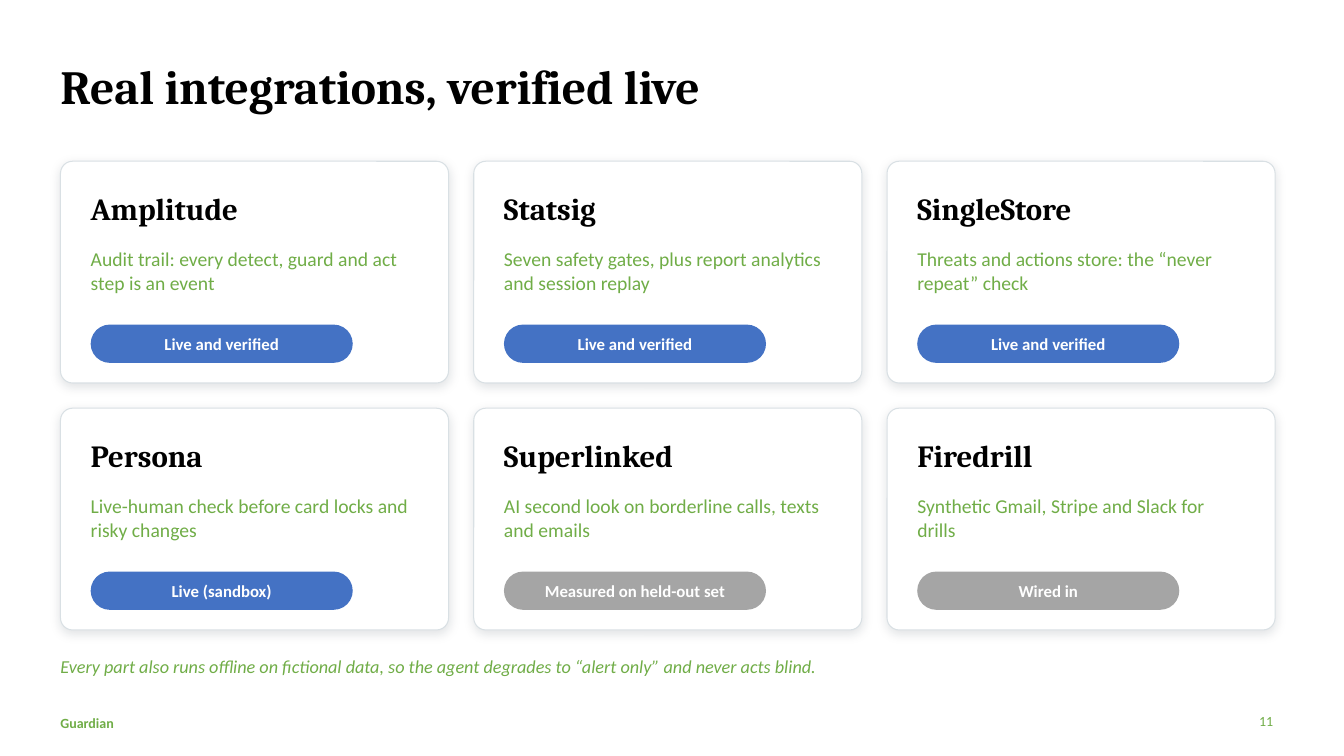
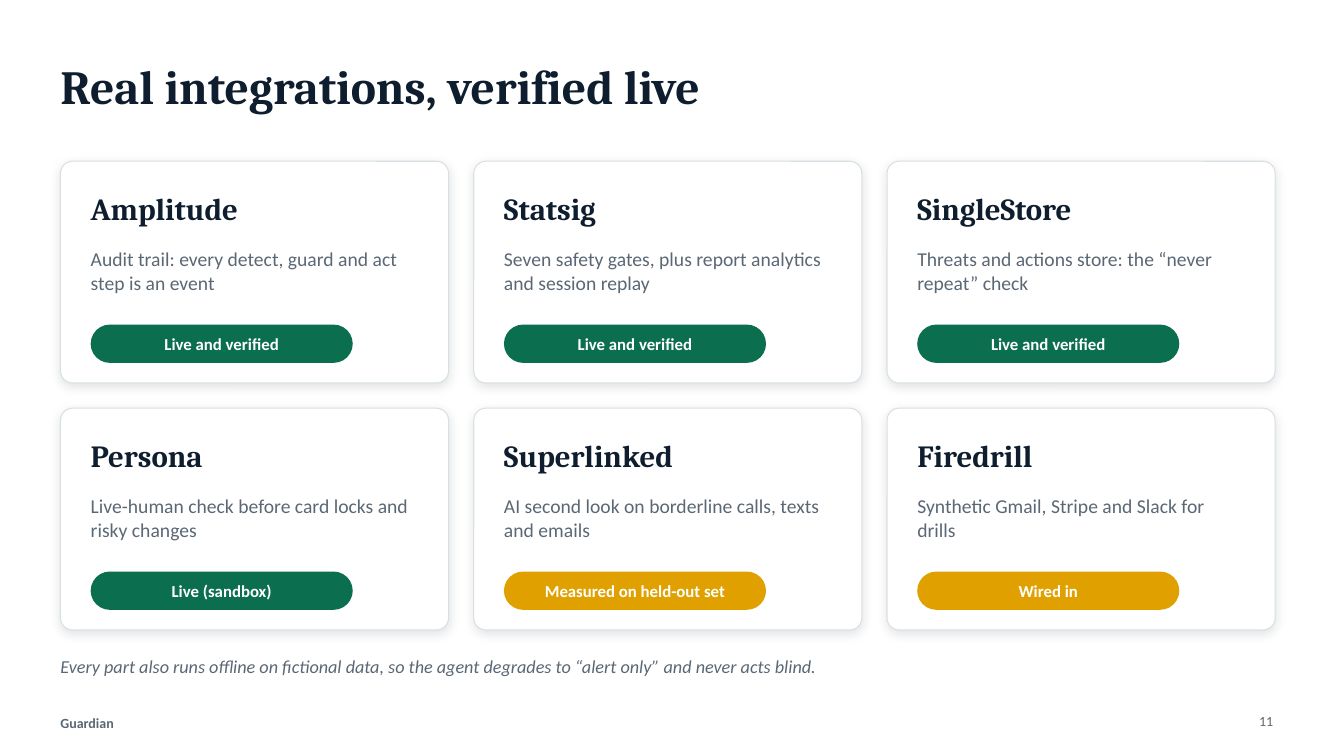
Before and after one commit to aravindramesh2806/Guardian, a slide deck: slide 11 of presentation/Guardian.pptx. Drawn at 1344x756 pixels with LibreOffice and Linux fonts; fonts in the diff are those of the drawing. Boxes give left, top, right and bottom in pixels: in the first picture for what was removed or moved away, otherwise in the second. Text is boxed around its words. In the diff, an @@ line names an element or a change of style, - is before the commit and + after.

```diff
--- a/presentation/Guardian.pptx
+++ b/presentation/Guardian.pptx
@@ text colour #000000 to #0F1E2E in 7 elements at (60,70,700,114), (91,198,238,227), (504,198,596,227), (917,198,1071,227), (91,446,203,468), (504,445,673,474), (917,445,1032,468) @@
@@ fill #4472C4 to #0B6E4F in 4 elements at (91,325,353,363), (504,325,766,363), (918,325,1180,363), (91,572,353,610) @@
@@ rounded rectangle at (504,572,766,610): fill #A5A5A5 to #E0A100 @@
@@ rounded rectangle at (918,572,1180,610): fill #A5A5A5 to #E0A100 @@
@@ text colour #70AD47 to #5A6875 in 9 elements at (91,252,397,293), (504,252,820,293), (917,252,1211,293), (91,499,408,541), (504,499,819,537), (917,499,1204,537), (60,660,816,676), (1259,717,1273,726), (60,718,113,728) @@
```
Also in this commit, not shown: 11 other slides changed, 1 other file.
